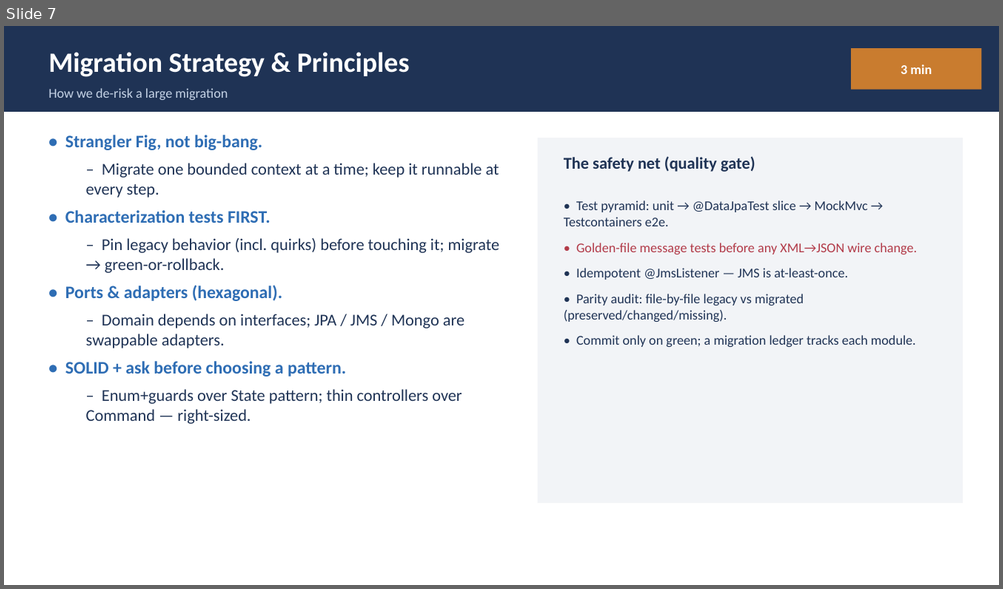
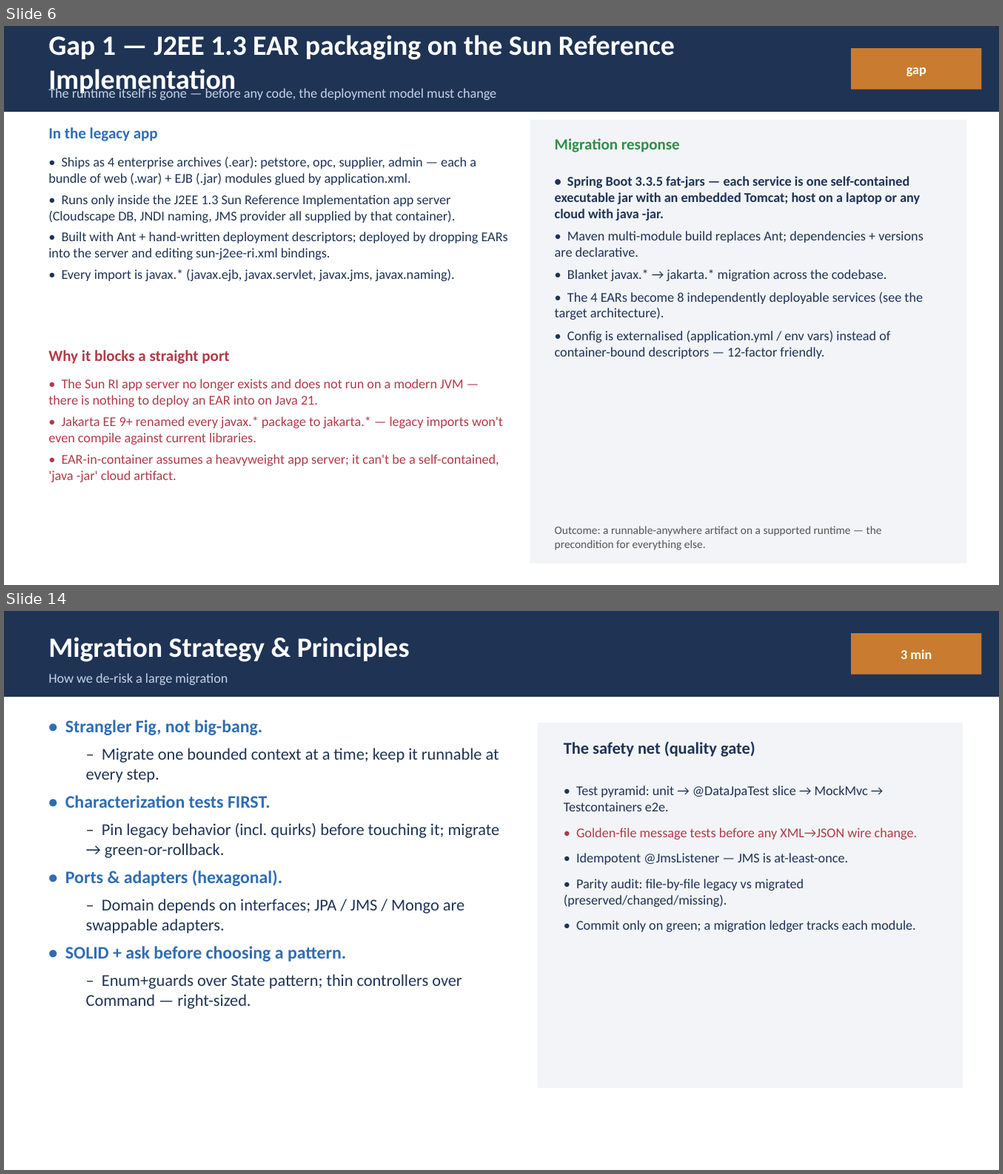
Before and after one commit to Vishak-94/pet-store, a slide deck: docs/PetStore_Demo_45min.pptx. Shown one above the other, each under a label of ours: slide 7 before the commit, slides 6 and 14 after it; the slides between them are not shown. The pictures are 1003x589 and 1003x1174 pixels, drawn with LibreOffice and Linux fonts; fonts in the diff are those of the drawing. Boxes give left, top, right and bottom in pixels: in the first picture for what was removed or moved away, otherwise in the second. Text is boxed around its words. In the diff, an @@ line names an element or a change of style, - is before the commit and + after.

Commit message:
Expand legacy gaps into one detailed slide per gap
Replace the single cramped gaps table + EJB-only primer with:
 - an overview slide listing all 8 gaps, then
 - one full slide per gap (gap_slide helper): what it was in the legacy
   app, why it blocks a straight port, and the migration response, each
   with several detailed bullets.

Gap 2 folds the EJB primer in (session/entity-CMP/MDB + bean-by-bean
Spring mapping). Gaps: J2EE-1.3 EAR/Sun-RI, EJB 2.x, XML-over-JMS,
shared Cloudscape DB, 3-MDB+WAF status, implicit container locking,
Swing/JWS admin, parallel SOAP build. Deck now 26 slides; agenda
gaps section retimed 4->8 min. No shape overflow.

```diff
--- a/docs/PetStore_Demo_45min.pptx
+++ b/docs/PetStore_Demo_45min.pptx
@@ slide 6 added at (x1=4, y1=26, x2=999, y2=585), background #FFFFFF @@
@@ rectangle added at (x1=4, y1=26, x2=999, y2=112), fill #1F3355 @@
@@ text added at (x1=48, y1=35, x2=674, y2=96), 27 pt, text #FFFFFF, bold @@
+Gap 1 — J2EE 1.3 EAR packaging on the Sun Reference Implementation
@@ rectangle added at (x1=851, y1=48, x2=982, y2=90), fill #C97C2F @@
@@ text added at (x1=906, y1=67, x2=926, y2=76), 13 pt, text #FFFFFF, bold @@
+gap
@@ text added at (x1=48, y1=87, x2=496, y2=100), 13 pt, text #C5D3E6 @@
+The runtime itself is gone — before any code, the deployment model must change
@@ text added at (x1=48, y1=127, x2=158, y2=141), 15 pt, text #2E6DB4, bold @@
+In the legacy app
@@ rectangle added at (x1=530, y1=120, x2=967, y2=564), fill #F2F4F7 @@
@@ text added at (x1=48, y1=157, x2=508, y2=281), 13 pt, text #1F3355 @@
+• Ships as 4 enterprise archives (.ear): petstore, opc, supplier, admin — each a bundle of web (.war) + EJB (.jar) modules glued by application.xml.
+• Runs only inside the J2EE 1.3 Sun Reference Implementation app server (Cloudscape DB, JNDI naming, JMS provider all supplied by that container).
+• Built with Ant + hand-written deployment descriptors; deployed by dropping EARs into the server and editing sun-j2ee-ri.xml bindings.
+• Every import is javax.* (javax.ejb, javax.servlet, javax.jms, javax.naming).
@@ text added at (x1=555, y1=138, x2=680, y2=153), 15 pt, text #2F8F46, bold @@
+Migration response
@@ text added at (x1=555, y1=176, x2=923, y2=359), 13 pt, text #1F3355 @@
+• Spring Boot 3.3.5 fat-jars — each service is one self-contained executable jar with an embedded Tomcat; host on a laptop or any cloud with java -jar.
+• Maven multi-module build replaces Ant; dependencies + versions are declarative.
+• Blanket javax.* → jakarta.* migration across the codebase.
+• The 4 EARs become 8 independently deployable services (see the target architecture).
+• Config is externalised (application.yml / env vars) instead of container-bound descriptors — 12-factor friendly.
@@ text added at (x1=48, y1=350, x2=229, y2=364), 15 pt, text #B23A48, bold @@
+Why it blocks a straight port
@@ text added at (x1=48, y1=379, x2=503, y2=483), 13 pt, text #B23A48 @@
+• The Sun RI app server no longer exists and does not run on a modern JVM — there is nothing to deploy an EAR into on Java 21.
+• Jakarta EE 9+ renamed every javax.* package to jakarta.* — legacy imports won't even compile against current libraries.
+• EAR-in-container assumes a heavyweight app server; it can't be a self-contained, 'java -jar' cloud artifact.
@@ text added at (x1=555, y1=526, x2=882, y2=551), 11 pt, text #555555 @@
+Outcome: a runnable-anywhere artifact on a supported runtime — the precondition for everything else.
@@ what was slide 7 is now slide 14 @@
```
Also in this commit, not shown: 2 slides changed, 7 other slides added, 1 slide removed, 1 other file.
